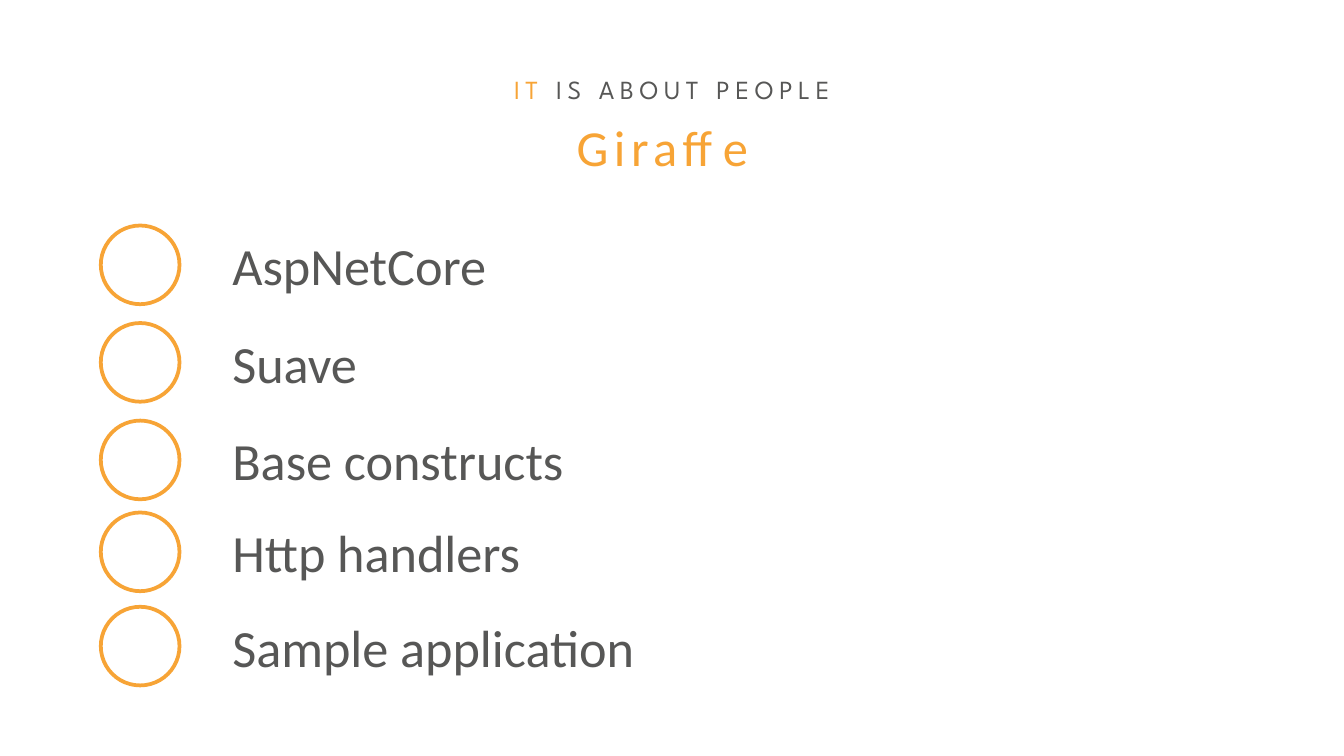
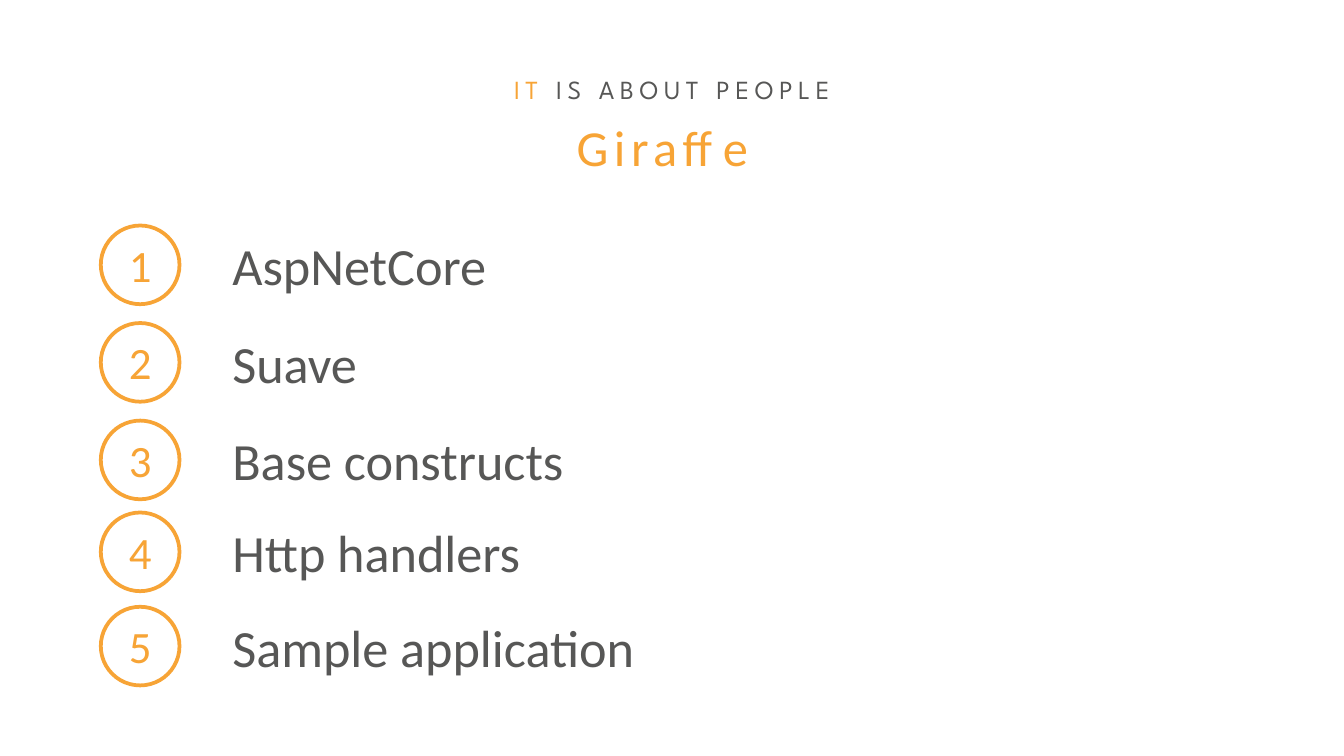
Before and after one commit to nojaf/presentations, a slide deck: slide 13 of fsharp-introduction/FSharpForWeb.pptx (slide 10 before the commit). Drawn at 1344x756 pixels with LibreOffice and Linux fonts; fonts in the diff are those of the drawing; background and template pictures are left out. Boxes give left, top, right and bottom in pixels: in the first picture for what was removed or moved away, otherwise in the second. Text is boxed around its words. In the diff, an @@ line names an element or a change of style, - is before the commit and + after.

```diff
--- a/fsharp-introduction/FSharpForWeb.pptx
+++ b/fsharp-introduction/FSharpForWeb.pptx
@@ text added at <box>129,253,152,282</box>, 24 pt, text #F7A436 @@
+1
@@ text added at <box>129,350,152,379</box>, 24 pt, text #F7A436 @@
+2
@@ text added at <box>129,448,152,478</box>, 24 pt, text #F7A436 @@
+3
@@ text added at <box>129,540,152,569</box>, 24 pt, text #F7A436 @@
+4
@@ text added at <box>129,634,152,664</box>, 24 pt, text #F7A436 @@
+5
```
Also in this commit, not shown: 4 other slides changed, 8 slides added.
